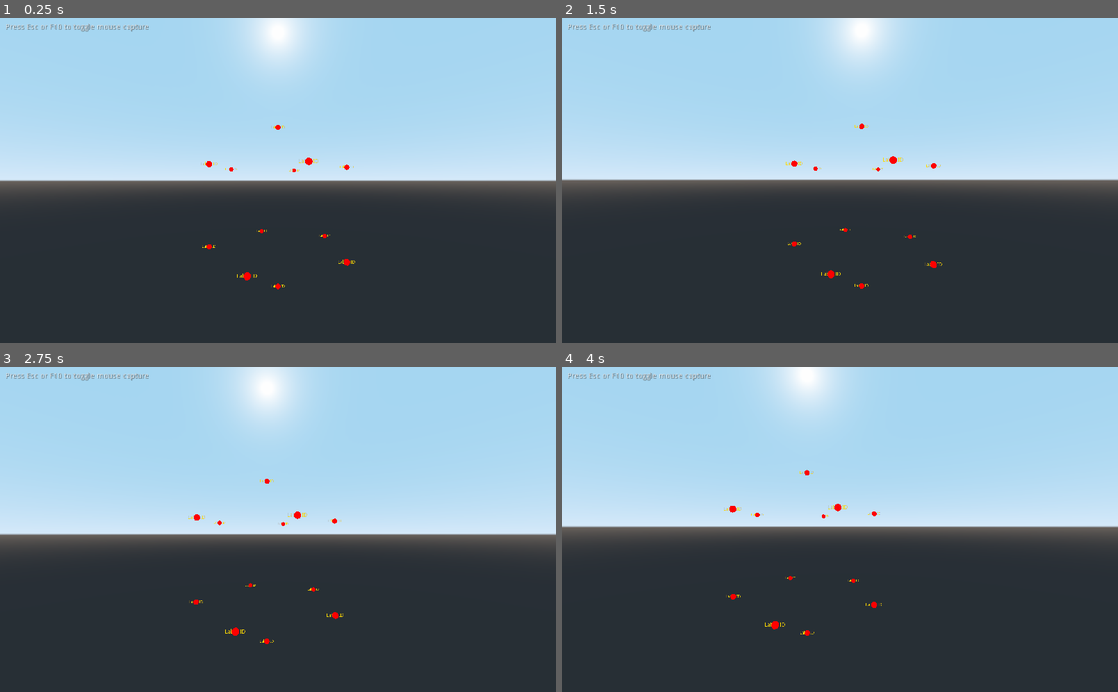
Above: before the commit, frames 1-4 (two rows, left to right).
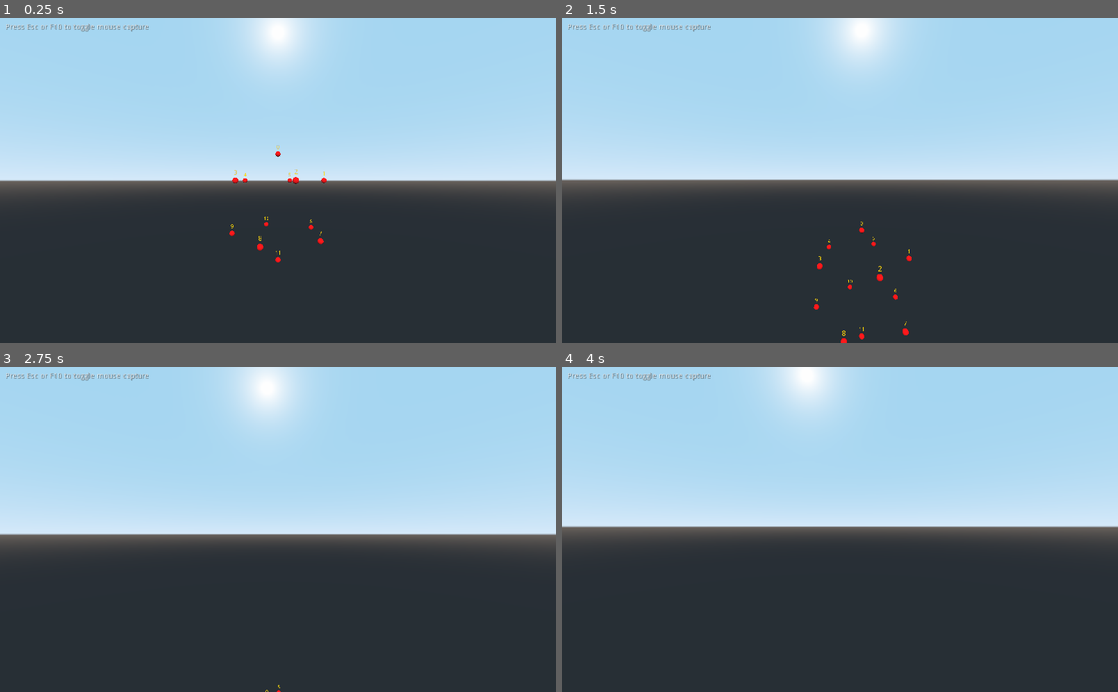
Above: after the commit, the same moments.

Repository: teratron/hexadot
Game: Godot game, scene res://src/World/world.tscn
The game is run twice, just before and just after one commit, with the same random seed, the same clock (stepped at 60 frames per second) and the same inputs.
Inputs (mouse positions are in pixels of both pictures, inside the frame that each line leads up to):
- Up to frame 1 (0.25 s): no input
- Up to frame 2 (1.5 s): tap Enter at 0.5 s; move the mouse to (867, 180) at 0.52 s; hold Space (move_up, bound only after the commit) from 0.53 s (still down); move the mouse to (812, 180) at 1.27 s
- Up to frame 3 (2.75 s): keep holding Space (move_up, bound only after the commit); move the mouse to (289, 523) at 2.02 s
- Up to frame 4 (4 s): keep holding Space (move_up, bound only after the commit); move the mouse to (834, 536) at 2.77 s; tap Enter at 3.5 s; move the mouse to (878, 532) at 3.52 s

The runs differ from the first frame. In frame 1, 0.4% of the frame differs, in the area x 36-64%, y 32-84%; in frame 2, 0.5%, in the area x 40-69%, y 32-100%; in frame 3, 0.3%; in frame 4, 0.3%.

Commit message:
Vertex label update

Diff:
--- a/app/src/World/camera.gd
+++ b/app/src/World/camera.gd
@@ -4,8 +4,7 @@
 const MOUSE_SENSITIVITY = 0.002
 const MOVE_SPEED = 0.6
 
-var a        = load("res://src/World/action.gd")
-var action         = a.new()
+var action        = preload("res://src/World/action.gd").new()
 #var move_forward  = action.new("move_forward",  [KEY_W, KEY_UP])
 #var move_backword = action.new("move_backword", [KEY_S, KEY_DOWN])
 #var move_left     = action.new("move_left",     [KEY_A, KEY_LEFT])
@@ -14,11 +13,15 @@
 var move_backword = action.add_action("move_backword", [KEY_S, KEY_DOWN])
 var move_left     = action.add_action("move_left",     [KEY_A, KEY_LEFT])
 var move_right    = action.add_action("move_right",    [KEY_D, KEY_RIGHT])
+var move_up       = action.add_action("move_up",       [KEY_SPACE])
+var move_down     = action.add_action("move_down",     [KEY_SHIFT])
+
 var rotate         = Vector3()
 var velocity       = Vector3()
 
 
 func _ready():
+	print(action)
 	Input.set_mouse_mode(Input.MOUSE_MODE_CAPTURED)
 
 
@@ -41,7 +44,7 @@
 func _process(delta):
 	var motion = Vector3(
 		Input.get_action_strength("move_right") - Input.get_action_strength("move_left"),
-		0,
+		Input.get_action_strength("move_up") - Input.get_action_strength("move_down"),
 		Input.get_action_strength("move_backword") - Input.get_action_strength("move_forward")
 	)
 
--- a/app/src/World/label.tscn
+++ b/app/src/World/label.tscn
@@ -22,5 +22,6 @@
 [node name="Sprite3D" type="Sprite3D" parent="."]
 flip_v = true
 modulate = Color( 1, 0.866667, 0, 1 )
+pixel_size = 0.015
 billboard = 1
 texture = SubResource( 1 )
--- /dev/null
+++ b/app/src/World/vertex_ball.gd
@@ -0,0 +1,6 @@
+extends MeshInstance
+
+
+func setText(text: String) -> void:
+	$"Label3D/Viewport/Label".text = text
+	return
--- /dev/null
+++ b/app/src/World/vertex_ball.tscn
@@ -0,0 +1,25 @@
+[gd_scene load_steps=5 format=2]
+
+[ext_resource path="res://src/World/label.tscn" type="PackedScene" id=1]
+[ext_resource path="res://src/World/vertex_ball.gd" type="Script" id=2]
+
+[sub_resource type="SpatialMaterial" id=2]
+albedo_color = Color( 1, 0, 0, 1 )
+
+[sub_resource type="SphereMesh" id=1]
+material = SubResource( 2 )
+radius = 0.1
+height = 0.2
+radial_segments = 16
+rings = 8
+
+[node name="VertexBall" type="MeshInstance"]
+mesh = SubResource( 1 )
+material/0 = null
+script = ExtResource( 2 )
+__meta__ = {
+"_edit_group_": true
+}
+
+[node name="Label3D" parent="." instance=ExtResource( 1 )]
+transform = Transform( 1, 0, 0, 0, 1, 0, 0, 0, 1, 0, 0.25, 0 )
--- a/app/src/World/world.gd
+++ b/app/src/World/world.gd
@@ -1,59 +1,15 @@
 extends Spatial
 
+
 onready var icosahedron = $Icosahedron
-onready var label = load("res://src/World/label.tscn")
+onready var vertex = preload("res://src/World/vertex_ball.tscn")
 
 
 func _ready():
-#	var tree = Tree.new()
-#	var root = tree.create_item()
-#	tree.set_hide_root(true)
-#	var child1 = tree.create_item(root)
-#	var child2 = tree.create_item(root)
-#	var subchild1 = tree.create_item(child1)
-#	subchild1.set_text(0, "Subchild1")
-#
-#	var n = add_mesh_instance(self, "Center")
-#	add_property_to_mesh_instance(n)
-#	var p = add_mesh_instance(self, "Center2")
-#	add_property_to_mesh_instance(p)
-#	p.translation.x = 2
-	#print(label)
-
-	var m: MeshInstance
 	for v in icosahedron.vertex_array:
-		m = add_mesh_instance(self, "Center")
-		add_property_to_mesh_instance(m)
-		m.translation.x = v.x
-		m.translation.y = v.y
-		m.translation.z = v.z
-
-		m.add_child(label.instance(), true)
-
-
-	#prints(icosahedron.vertex_array[0].x, icosahedron.vertex_array[0].y, icosahedron.vertex_array[0].z)
-	#prints(icosahedron.vertex_array[0]._xyz)
-	pass
-
-
-func add_mesh_instance(node, name: String = "MeshInstance") -> MeshInstance:
-	var instance = MeshInstance.new()
-	instance.name = name
-	node.add_child(instance, true)
-	return instance
-
-
-func add_property_to_mesh_instance(instance):
-	var sm = SphereMesh.new()
-	sm.radius = 0.1
-	sm.height = 0.2
-	sm.radial_segments = 8
-	sm.rings = 4
-
-	var material = SpatialMaterial.new()
-	material.flags_unshaded = true
-	#sm.albedo_texture = preload("editor_gizmo_texture.png")
-	material.albedo_color = Color(1, 0, 0, 1)
-	sm.material = material
-
-	instance.mesh = sm
+		var ball = vertex.instance(1)
+		ball.translation.x = v.x
+		ball.translation.y = v.y
+		ball.translation.z = v.z
+		ball.setText(String(v.id))
+		add_child(ball)
--- a/app/src/World/world.tscn
+++ b/app/src/World/world.tscn
@@ -12,7 +12,7 @@
 
 [node name="Icosahedron" type="Node" parent="."]
 script = ExtResource( 3 )
-radius = 3.0
+radius = 2.0
 
 [node name="Label" type="Label" parent="."]
 margin_left = 10.0
@@ -28,7 +28,7 @@
 }
 
 [node name="DirectionalLight" type="DirectionalLight" parent="."]
-transform = Transform( -0.642788, -0.383022, 0.663414, 0, 0.866025, 0.5, -0.766044, 0.321394, -0.556671, 0, 6, -9 )
+transform = Transform( 0.998353, -0.0286864, 0.0496863, 0, 0.866025, 0.5, -0.0573728, -0.499177, 0.864599, 0, 6, 7.39748 )
 light_energy = 0.9
 shadow_enabled = true
 shadow_bias = 0.06
